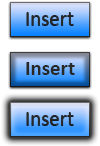
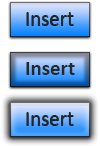
Revision of a layered w=100, h=146 image; what changed, layer by layer:
pixels changed over bbox(2, 94, 98, 145) (layer not identified)
